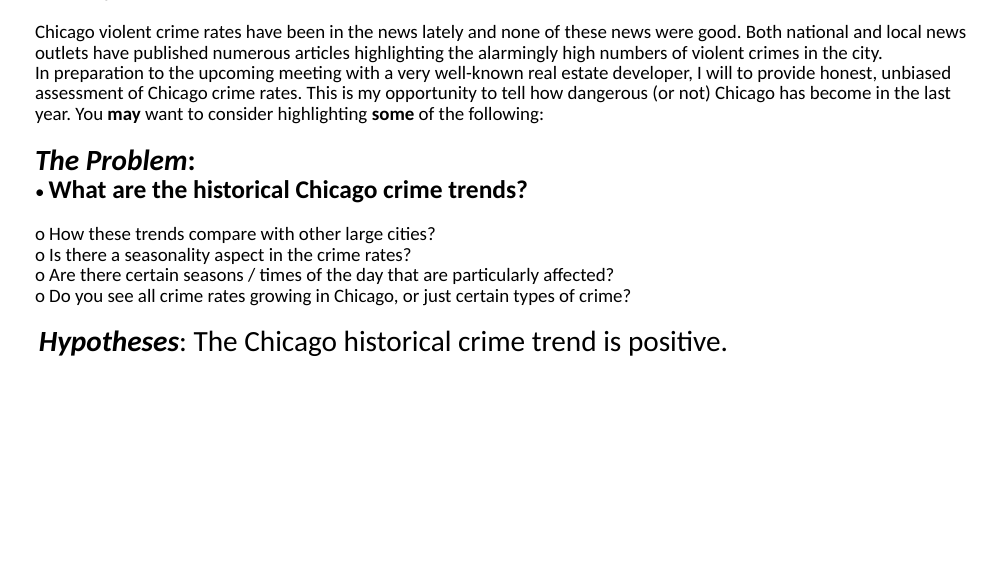
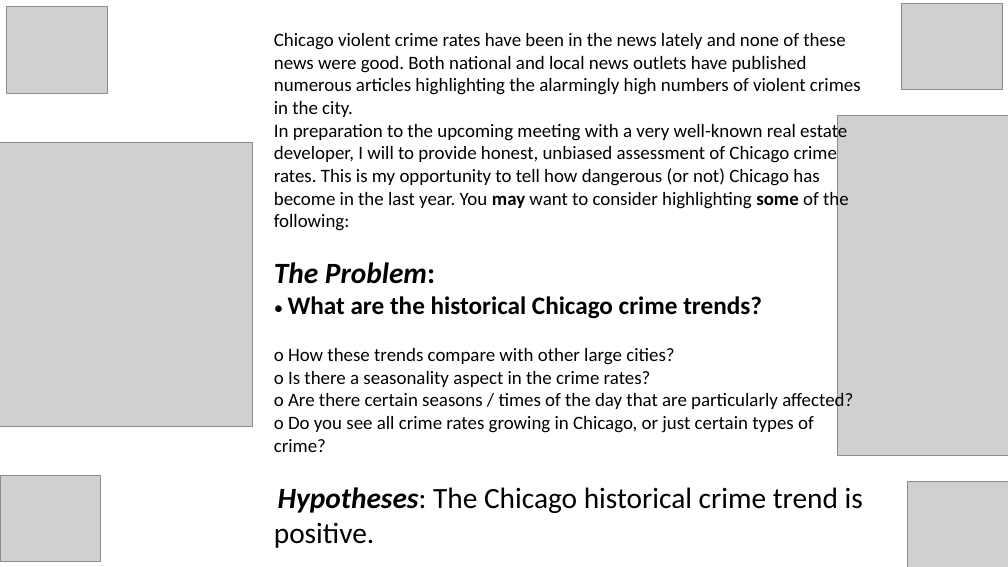
Before and after one commit to VladNikitin/DS-repo, a slide deck: slide 1 of projects/final-project/01-lightning-talk/Nikitin_Final_Project_Part 1.pptx. Drawn at 1008x567 pixels with LibreOffice and Linux fonts; fonts in the diff are those of the drawing; grey boxes stand for pictures. Boxes give left, top, right and bottom in pixels: in the first picture for what was removed or moved away, otherwise in the second. Text is boxed around its words. In the diff, an @@ line names an element or a change of style, - is before the commit and + after.

Commit message:
Project #3 Vlad Nikitin

```diff
--- a/projects/final-project/01-lightning-talk/Nikitin_Final_Project_Part 1.pptx
+++ b/projects/final-project/01-lightning-talk/Nikitin_Final_Project_Part 1.pptx
@@ picture added at bbox=[7, 7, 107, 94] @@
@@ text "Chicago violent crime rates have ..." at bbox=[274, 33, 863, 548]: vertical alignment bottom to top @@
@@ picture added at bbox=[902, 3, 1003, 89] @@
@@ text at bbox=[274, 33, 863, 548]: text changed @@
-Final Project
-Chicago violent crime rates have been in the news lately and none of these news were good. Both national and local news outlets have published numerous articles highlighting the alarmingly high numbers of violent crimes in the city.
-In preparation to the upcoming meeting with a very well-known real estate developer, I will to provide honest, unbiased assessment of Chicago crime rates. This is my opportunity to tell how dangerous (or not) Chicago has become in the last year. You may want to consider highlighting some of the following:
-The Problem:
-• What are the historical Chicago crime trends?
-o How these trends compare with other large cities?
-o Is there a seasonality aspect in the crime rates?
-o Are there certain seasons / times of the day that are particularly affected?
-o Do you see all crime rates growing in Chicago, or just certain types of crime?
-Hypotheses: The Chicago historical crime trend is positive.
+Chicago violent crime rates have been in the news lately and none of these news were good. Both national and local news outlets have published numerous articles highlighting the alarmingly high numbers of violent crimes in the city.
+In preparation to the upcoming meeting with a very well-known real estate developer, I will to provide honest, unbiased assessment of Chicago crime rates. This is my opportunity to tell how dangerous (or not) Chicago has become in the last year. You may want to consider highlighting some of the following:
+The Problem:
+• What are the historical Chicago crime trends?
+o How these trends compare with other large cities?
+o Is there a seasonality aspect in the crime rates?
+o Are there certain seasons / times of the day that are particularly affected?
+o Do you see all crime rates growing in Chicago, or just certain types of crime?
+Hypotheses: The Chicago historical crime trend is positive.
@@ picture added at bbox=[838, 115, 1008, 456] @@
@@ picture added at bbox=[0, 142, 253, 427] @@
@@ picture added at bbox=[0, 476, 101, 562] @@
@@ picture added at bbox=[907, 481, 1008, 567] @@
```
Also in this commit, not shown: 16 other files.
